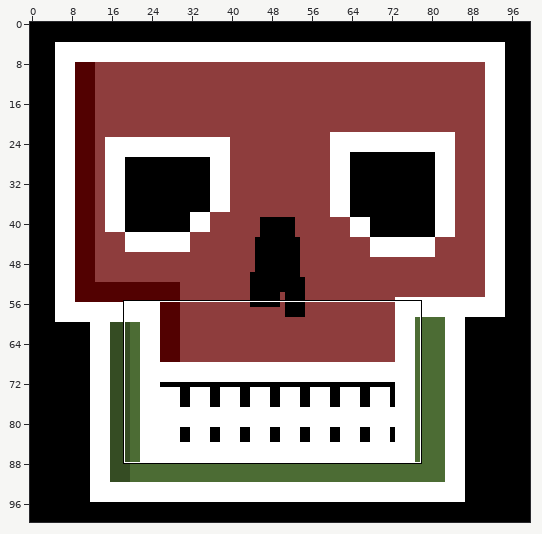
A sprite sheet gets an edit: app/static/sprites/S21.png. The picture above shows the old version from afar; the outline marks the close-up.
Close-up. Before the commit:
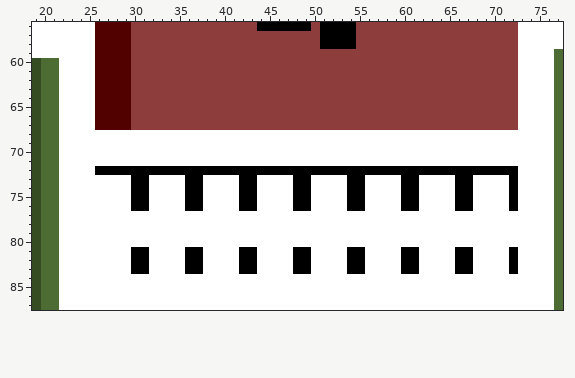
The file is 100x100 pixels. Shown: x 19..77, y 56..87.
Once edited:
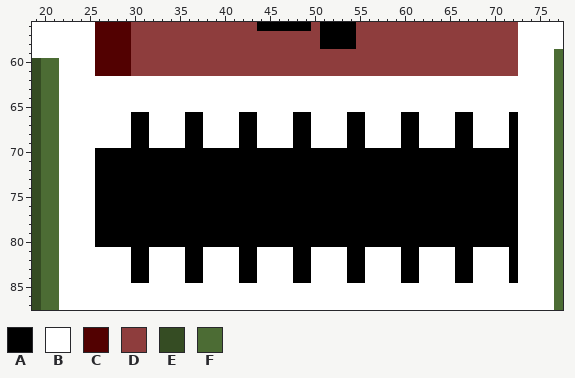
Palette (. is transparent): A #000000  B #ffffff  C #520101  D #8e3d3d  E #354c23  F #4c6c34
Difference:
Changed rows in their new state; - is an unchanged pixel.
first column x 26:
62 BBBBBBBBBBBBBBBBBBBBBBBBBBBBBBBBBBBBBBBBBBBBBBB
63 BBBBBBBBBBBBBBBBBBBBBBBBBBBBBBBBBBBBBBBBBBBBBBB
64 BBBBBBBBBBBBBBBBBBBBBBBBBBBBBBBBBBBBBBBBBBBBBBB
65 BBBBBBBBBBBBBBBBBBBBBBBBBBBBBBBBBBBBBBBBBBBBBBB
66 BBBBAABBBBAABBBBAABBBBAABBBBAABBBBAABBBBAABBBBA
67 BBBBAABBBBAABBBBAABBBBAABBBBAABBBBAABBBBAABBBBA
68 ----AA----AA----AA----AA----AA----AA----AA----A
69 ----AA----AA----AA----AA----AA----AA----AA----A
70 AAAAAAAAAAAAAAAAAAAAAAAAAAAAAAAAAAAAAAAAAAAAAAA
71 AAAAAAAAAAAAAAAAAAAAAAAAAAAAAAAAAAAAAAAAAAAAAAA
73 AAAA--AAAA--AAAA--AAAA--AAAA--AAAA--AAAA--AAAA-
74 AAAA--AAAA--AAAA--AAAA--AAAA--AAAA--AAAA--AAAA-
75 AAAA--AAAA--AAAA--AAAA--AAAA--AAAA--AAAA--AAAA-
76 AAAA--AAAA--AAAA--AAAA--AAAA--AAAA--AAAA--AAAA-
77 AAAAAAAAAAAAAAAAAAAAAAAAAAAAAAAAAAAAAAAAAAAAAAA
78 AAAAAAAAAAAAAAAAAAAAAAAAAAAAAAAAAAAAAAAAAAAAAAA
79 AAAAAAAAAAAAAAAAAAAAAAAAAAAAAAAAAAAAAAAAAAAAAAA
80 AAAAAAAAAAAAAAAAAAAAAAAAAAAAAAAAAAAAAAAAAAAAAAA
first column x 30:
84 AA----AA----AA----AA----AA----AA----AA----A
Boxes around the changes in both close-ups, in picture pixels (x1, y1, x2, y2):
changed: (95, 76, 518, 283)
